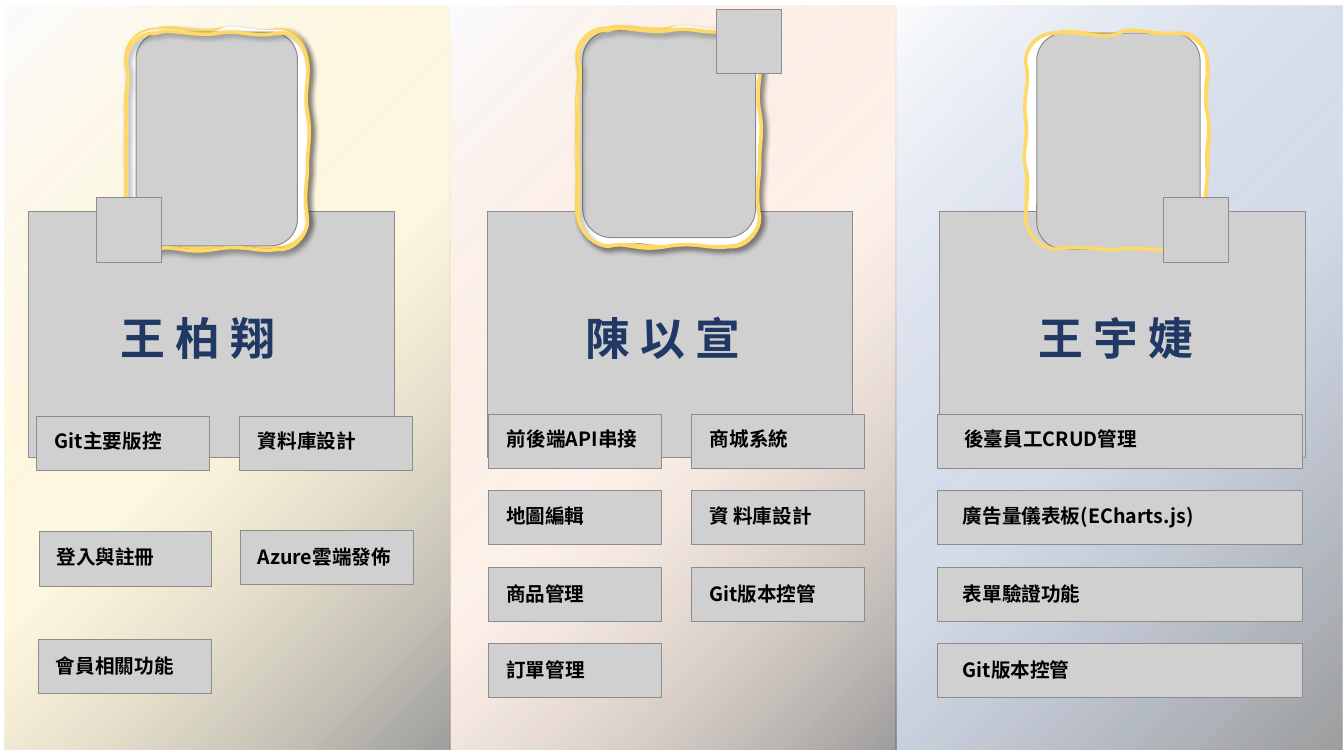
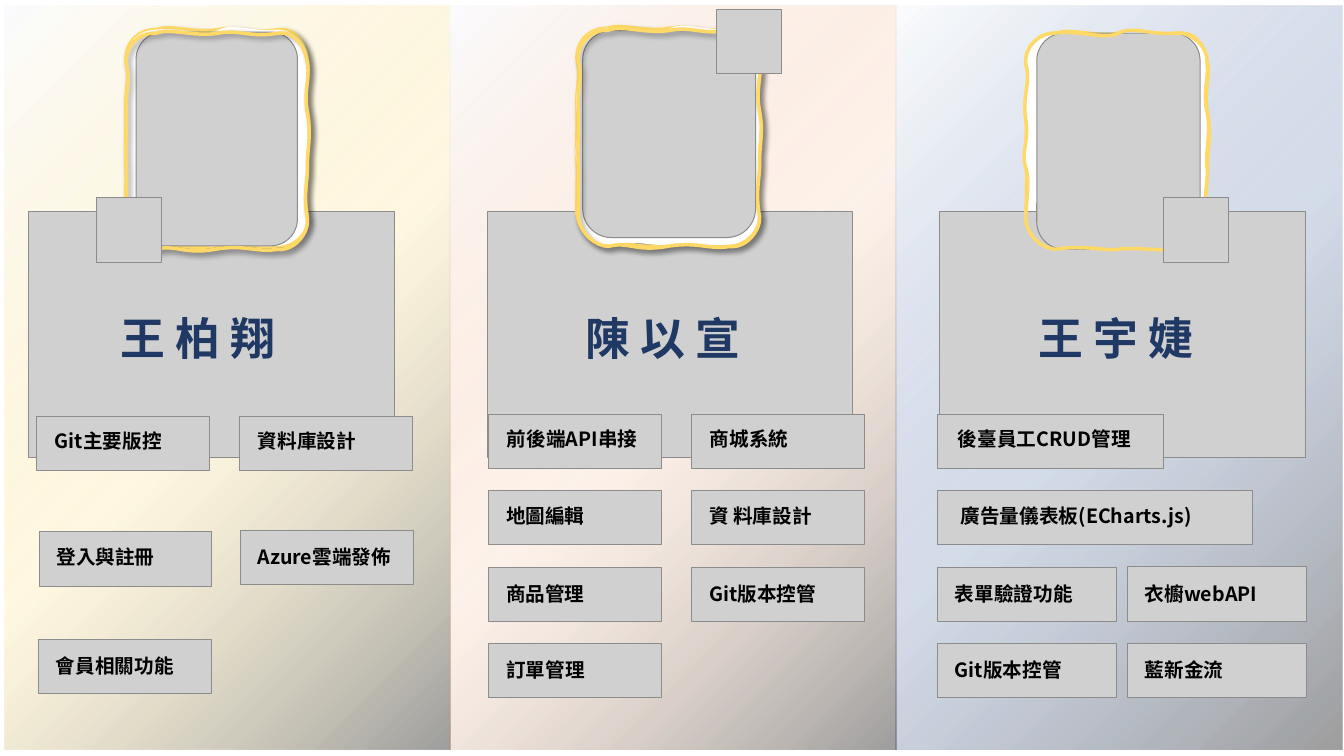
Before and after one commit to Bobo0808/final_REPO, a slide deck: slide 5 of ChickenLive.ppsx. Drawn at 1344x756 pixels with LibreOffice and Linux fonts; fonts in the diff are those of the drawing; grey boxes stand for pictures; background and template pictures are left out. Boxes give left, top, right and bottom in pixels: in the first picture for what was removed or moved away, otherwise in the second. Text is boxed around its words. In the diff, an @@ line names an element or a change of style, - is before the commit and + after.

```diff
--- a/ChickenLive.ppsx
+++ b/ChickenLive.ppsx
@@ picture resized from (x1=938, y1=414, x2=1304, y2=469) to (x1=938, y1=414, x2=1165, y2=469) @@
@@ text "後臺員工CRUD管理" moved from (x1=964, y1=429, x2=1137, y2=448) to (x1=958, y1=429, x2=1131, y2=448) @@
@@ picture resized from (x1=938, y1=490, x2=1304, y2=544) to (x1=938, y1=490, x2=1253, y2=544) @@
@@ picture resized from (x1=938, y1=568, x2=1304, y2=622) to (x1=938, y1=568, x2=1117, y2=622) @@
@@ picture added at (x1=1127, y1=567, x2=1307, y2=621) @@
@@ text "表單驗證功能" moved from (x1=963, y1=584, x2=1081, y2=603) to (x1=955, y1=584, x2=1073, y2=603) @@
@@ text added at (x1=1145, y1=584, x2=1257, y2=603), 14 pt, text #000000, bold @@
+衣櫥webAPI
@@ picture resized from (x1=938, y1=643, x2=1304, y2=698) to (x1=938, y1=643, x2=1117, y2=698) @@
@@ text "Git版本控管" moved from (x1=963, y1=660, x2=1070, y2=679) to (x1=955, y1=660, x2=1062, y2=679) @@
@@ picture added at (x1=1127, y1=643, x2=1307, y2=698) @@
@@ text added at (x1=1145, y1=660, x2=1223, y2=679), 14 pt, text #000000, bold @@
+藍新金流
```
Also in this commit, not shown: 3 other slides changed, 3 other files.
